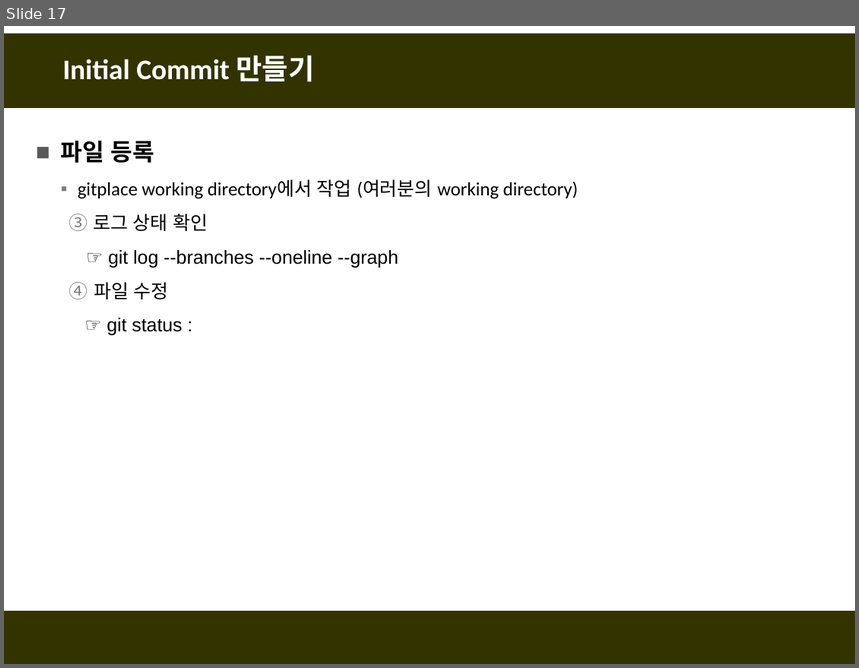
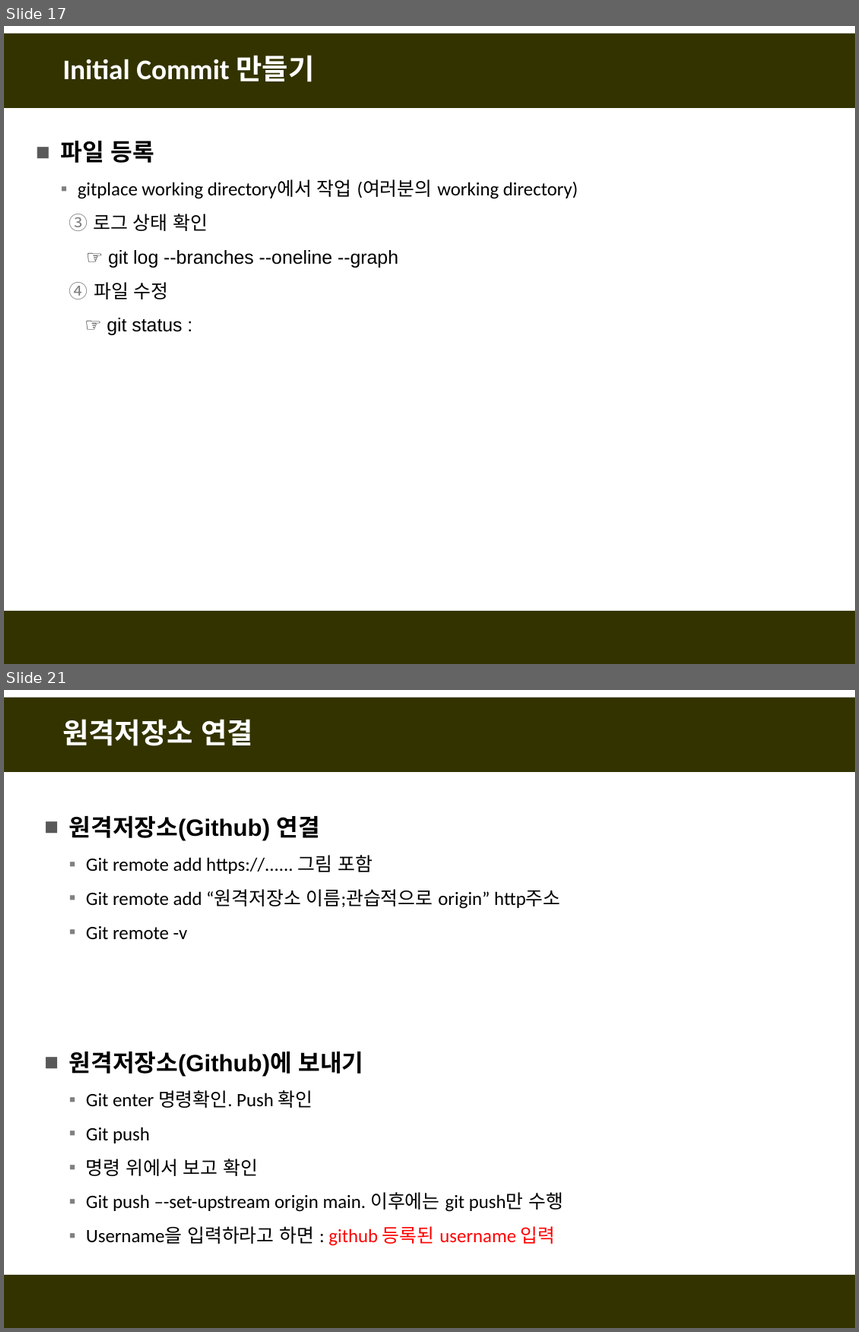
Before and after one commit to fasthill/github-lecture, a slide deck: git및github첫걸음.pptx. Shown one above the other, each under a label of ours: slide 17 before the commit, slides 17 and 21 after it; the slides between them are not shown. The pictures are 859x668 and 859x1332 pixels, drawn with LibreOffice and Linux fonts; fonts in the diff are those of the drawing. Boxes give left, top, right and bottom in pixels: in the first picture for what was removed or moved away, otherwise in the second. Text is boxed around its words. In the diff, an @@ line names an element or a change of style, - is before the commit and + after.

```diff
--- a/git및github첫걸음.pptx
+++ b/git및github첫걸음.pptx
@@ slide 21 added at [4,690,855,1328], background #FFFFFF; not listed: 2 template elements that a slide beside it also shows @@
@@ title added at [63,719,254,746], 24 pt, text #FFFFFF, bold @@
+원격저장소 연결
@@ text added at [69,816,560,939], 16 pt, text #000000 @@
+■ 원격저장소(Github) 연결
+  ▪ Git remote add https://...... 그림 포함
+  ▪ Git remote add “원격저장소 이름;관습적으로 origin” http주소
+  ▪ Git remote -v
@@ text added at [69,1052,563,1246], 16 pt, text #000000 @@
+■ 원격저장소(Github)에 보내기
+  ▪ Git enter 명령확인. Push 확인
+  ▪ Git push
+  ▪ 명령 위에서 보고 확인
+  ▪ Git push –-set-upstream origin main. 이후에는 git push만 수행
+  ▪ Username을 입력하라고 하면 : github 등록된 username 입력
```
Also in this commit, not shown: 5 slides changed, 9 other slides added, 4 slides removed.
